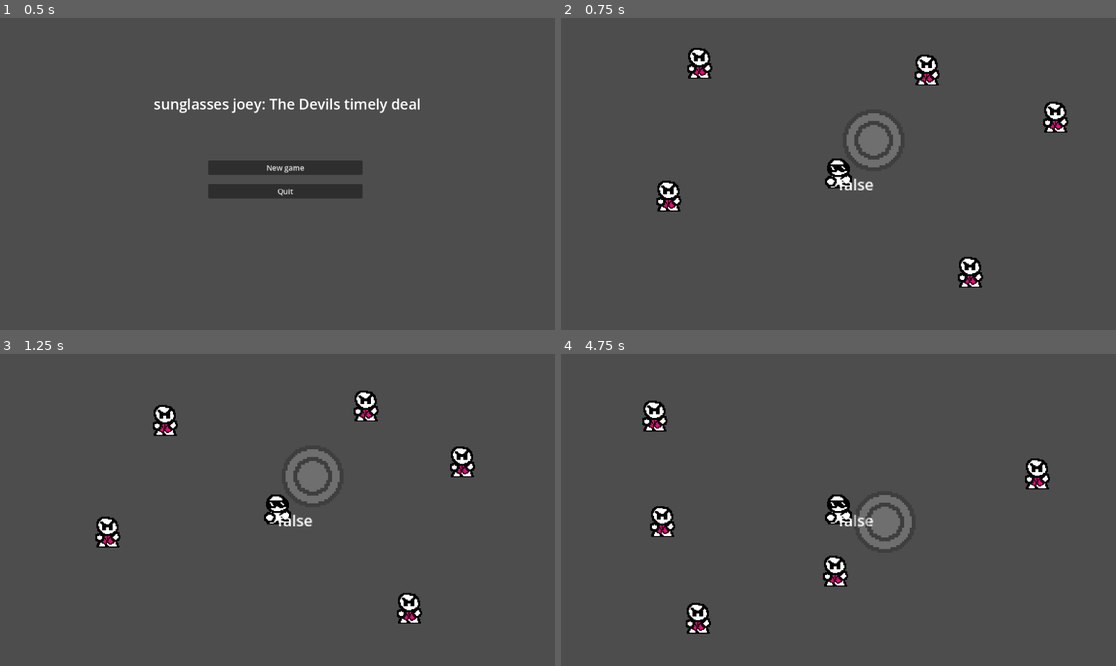
Above: before the commit, frames 1-4 (two rows, left to right).
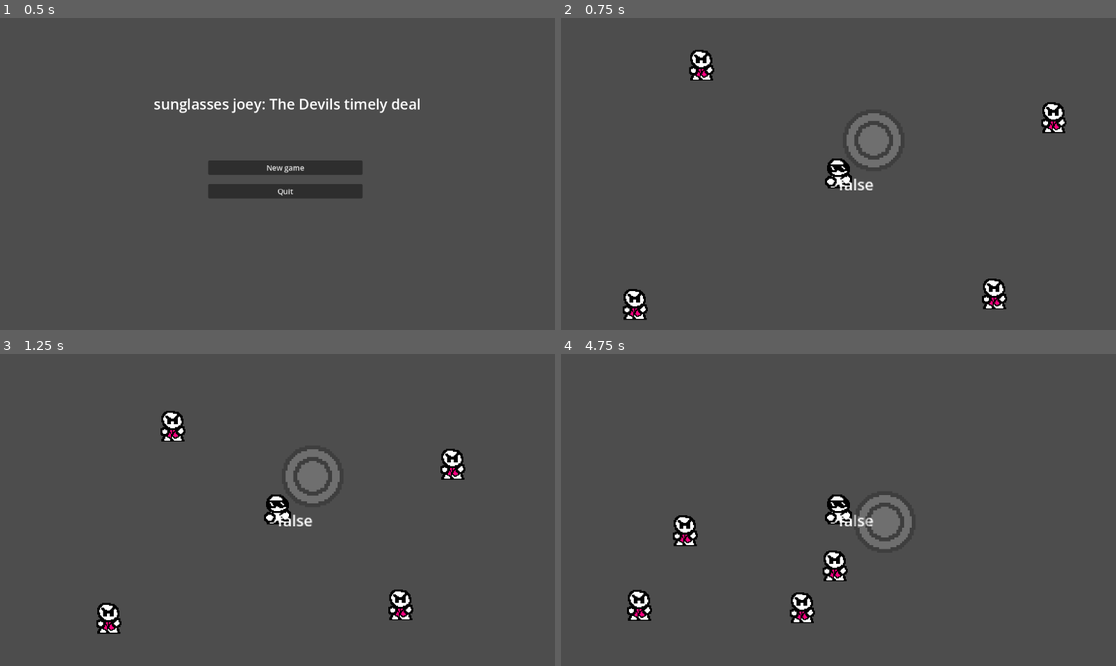
Above: after the commit, the same moments.

Repository: Daxlate/SunglassesJoey
Game: Godot game, scene res://scenes/Main menu/main_menu.tscn
Same seed, same stepped clock (60 frames per second), same inputs: the game is played once before the commit and once after it.
Inputs (mouse positions are in pixels of both pictures, inside the frame that each line leads up to):
- Up to frame 1 (0.5 s): no input
- Up to frame 2 (0.75 s): click "New game" at 0.5 s
- Up to frame 3 (1.25 s): no input
- Up to frame 4 (4.75 s): move the mouse to (960, 494) at 1.27 s; press the mouse at (960, 494) at 1.28 s; hold D (MoveRight) 1.28-2.03 s; move the mouse to (727, 525) at 2.02 s; release the mouse at (727, 525) at 2.03 s; hold S (MoveDown) 2.03-2.78 s; click (727, 525) at 2.1 s; move the mouse to (894, 441) at 2.77 s; press the mouse at (894, 441) at 2.78 s; hold D (MoveRight) 2.78-3.53 s; move the mouse to (810, 572) at 3.52 s; release the mouse at (810, 572) at 3.53 s; hold W (MoveUp) 3.53-4.28 s; click (810, 572) at 3.6 s; move the mouse to (1005, 556) at 4.27 s; press the mouse at (1005, 556) at 4.28 s; hold A (MoveLeft) from 4.28 s (still down)

Frame 1 is identical in both runs. In frame 2, 2.4% of the frame differs, in the area x 11-92%, y 9-97%; in frame 3, 2.6%; in frame 4, 3.0%, in the area x 11-89%, y 14-90%.

Commit message:
Enemy AI

Diff:
--- /dev/null
+++ b/ranged_goon.gd
@@ -0,0 +1,23 @@
+extends CharacterBody2D
+
+@onready var player = get_node("/root/Mainscene/Joey")
+@onready var limit = get_node("/root/Mainscene/Joey/RangedLimit")
+var free_to_move := true
+var wait_time := 0.0
+
+func _physics_process(delta):
+	if self in limit.get_overlapping_bodies():
+		free_to_move = false
+		wait_time = 2.0
+		velocity = Vector2.ZERO
+	else:
+		if !free_to_move:
+			wait_time  =- delta
+			if wait_time <= 0:
+				free_to_move = true
+
+	if free_to_move:
+		var direction = global_position.direction_to(player.global_position)
+		velocity = direction * 85
+
+	move_and_slide()
--- a/scenes/Sunglassesjoey.tscn
+++ b/scenes/Sunglassesjoey.tscn
@@ -55,8 +55,11 @@
 [sub_resource type="CircleShape2D" id="CircleShape2D_lc3ti"]
 radius = 23.409399
 
+[sub_resource type="CircleShape2D" id="CircleShape2D_al4r6"]
+radius = 105.0
+
 [node name="Joey" type="CharacterBody2D" unique_id=1516984231]
-collision_mask = 6
+collision_mask = 4
 script = ExtResource("1_lc3ti")
 
 [node name="AnimatedSprite2D" type="AnimatedSprite2D" parent="." unique_id=2092795412]
@@ -71,13 +74,21 @@
 [node name="CollisionShape2D" type="CollisionShape2D" parent="." unique_id=683776314]
 shape = SubResource("CapsuleShape2D_7aqps")
 
-[node name="MeleeHurtbox" type="Area2D" parent="." unique_id=1230020256]
-collision_layer = 0
-collision_mask = 0
+[node name="Hurtbox" type="Area2D" parent="." unique_id=1230020256]
+collision_layer = 8
+collision_mask = 2
 
-[node name="CollisionShape2D" type="CollisionShape2D" parent="MeleeHurtbox" unique_id=644182706]
+[node name="CollisionShape2D" type="CollisionShape2D" parent="Hurtbox" unique_id=644182706]
 shape = SubResource("CircleShape2D_lc3ti")
 
 [node name="Sprite2D" type="Sprite2D" parent="." unique_id=1206805745]
 
+[node name="RangedLimit" type="Area2D" parent="." unique_id=2037734062]
+collision_layer = 32
+collision_mask = 2
+
+[node name="CollisionShape2D" type="CollisionShape2D" parent="RangedLimit" unique_id=722765043]
+shape = SubResource("CircleShape2D_al4r6")
+debug_color = Color(0.5936958, 0.53912836, 0.24250558, 0.05490196)
+
 [node name="Crosshair" parent="." unique_id=409720773 instance=ExtResource("4_g85nd")]
--- /dev/null
+++ b/scenes/area_2d.gd
@@ -0,0 +1,9 @@
+extends Area2D
+@onready var Goon = get_parent()
+
+
+func _process(delta: float) -> void:
+	var Entered_body = get_overlapping_bodies()
+	if Entered_body.size() > 0:
+		print("overlapped")
+		Goon.velocity = Goon.velocity * 0
--- a/scenes/basic_goon.gd
+++ b/scenes/basic_goon.gd
@@ -1,12 +1,13 @@
 extends CharacterBody2D
 
 @onready var player = get_node("/root/Mainscene/Joey")
-
+@onready var hurt_box = get_node("/root/Mainscene/Joey/Hurtbox")
 
 func _physics_process(delta):
-	var direction = global_position.direction_to(player.global_position)
-	velocity = direction * 70
+	if self in hurt_box.get_overlapping_bodies():
+		velocity = Vector2.ZERO
+	else:
+		var direction = global_position.direction_to(player.global_position)
+		velocity = direction * 85
+
 	move_and_slide()
-
-func get_hurt():
-	pass
--- a/scenes/basic_goon.tscn
+++ b/scenes/basic_goon.tscn
@@ -21,7 +21,7 @@
 "duration": 1.0,
 "texture": SubResource("AtlasTexture_3a3vp")
 }],
-"loop": true,
+"loop": 1,
 "name": &"default",
 "speed": 5.0
 }]
@@ -31,25 +31,25 @@
 height = 32.0
 
 [sub_resource type="CapsuleShape2D" id="CapsuleShape2D_wr2nn"]
-radius = 11.5
-height = 32.0
+radius = 17.0
+height = 42.0
 
-[node name="BasicGoon" type="CharacterBody2D"]
+[node name="BasicGoon" type="CharacterBody2D" unique_id=260915355]
 collision_layer = 2
-collision_mask = 0
+collision_mask = 10
 script = ExtResource("1_wr2nn")
 
-[node name="AnimatedSprite2D" type="AnimatedSprite2D" parent="."]
+[node name="AnimatedSprite2D" type="AnimatedSprite2D" parent="." unique_id=1678201634]
 position = Vector2(0, 1)
 sprite_frames = SubResource("SpriteFrames_opb3r")
 frame_progress = 0.41474754
 
-[node name="CollisionShape2D" type="CollisionShape2D" parent="."]
+[node name="CollisionShape2D" type="CollisionShape2D" parent="." unique_id=607695514]
 shape = SubResource("CapsuleShape2D_tohd5")
 
-[node name="Area2D" type="Area2D" parent="."]
+[node name="Area2D" type="Area2D" parent="." unique_id=583321854]
 collision_layer = 2
-collision_mask = 0
+collision_mask = 8
 
-[node name="CollisionShape2D" type="CollisionShape2D" parent="Area2D"]
+[node name="CollisionShape2D" type="CollisionShape2D" parent="Area2D" unique_id=482809460]
 shape = SubResource("CapsuleShape2D_wr2nn")
--- a/scenes/mainscene.tscn
+++ b/scenes/mainscene.tscn
@@ -1,7 +1,7 @@
 [gd_scene format=3 uid="uid://cmjykoiwq7s6d"]
 
 [ext_resource type="PackedScene" uid="uid://cabmdlahw5det" path="res://scenes/Sunglassesjoey.tscn" id="1_wtdyi"]
-[ext_resource type="Texture2D" uid="uid://bu56l8f3qfs4w" path="res://Sprites/enm1placeholder1.png" id="2_golqe"]
+[ext_resource type="PackedScene" uid="uid://b55np8d5iacbq" path="res://scenes/ranged_goon.tscn" id="2_nx3wj"]
 [ext_resource type="PackedScene" uid="uid://7c15euqreqib" path="res://scenes/basic_goon.tscn" id="3_nx3wj"]
 
 [sub_resource type="WorldBoundaryShape2D" id="WorldBoundaryShape2D_golqe"]
@@ -50,38 +50,16 @@
 position = Vector2(0, 371)
 shape = SubResource("WorldBoundaryShape2D_golqe")
 
-[node name="BasicGoon" parent="." unique_id=2005530833 instance=ExtResource("3_nx3wj")]
-position = Vector2(-154, -122)
+[node name="RangedGoon" parent="Boundaries" unique_id=78784907 instance=ExtResource("2_nx3wj")]
+position = Vector2(-224, 143)
 
-[node name="BasicGoon2" parent="." unique_id=1088482388 instance=ExtResource("3_nx3wj")]
-position = Vector2(236, -62)
+[node name="RangedGoon2" parent="Boundaries" unique_id=932504312 instance=ExtResource("2_nx3wj")]
+position = Vector2(172, 133)
 
 [node name="enemies" type="Node" parent="." unique_id=93335251]
 
-[node name="Enm1Placeholder7" type="Sprite2D" parent="enemies" unique_id=1066775501]
-position = Vector2(488, -47)
-texture = ExtResource("2_golqe")
+[node name="BasicGoon" parent="enemies" unique_id=2005530833 instance=ExtResource("3_nx3wj")]
+position = Vector2(-154, -122)
 
-[node name="Enm1Placeholder2" type="Sprite2D" parent="enemies" unique_id=1241012568]
-position = Vector2(91, -107)
-texture = ExtResource("2_golqe")
-
-[node name="Enm1Placeholder1" type="Sprite2D" parent="enemies" unique_id=1040761487]
-position = Vector2(-177, 24)
-texture = ExtResource("2_golqe")
-
-[node name="Enm1Placeholder3" type="Sprite2D" parent="enemies" unique_id=202630427]
-position = Vector2(136, 103)
-texture = ExtResource("2_golqe")
-
-[node name="Enm1Placeholder4" type="Sprite2D" parent="enemies" unique_id=226496600]
-position = Vector2(-134, 293)
-texture = ExtResource("2_golqe")
-
-[node name="Enm1Placeholder5" type="Sprite2D" parent="enemies" unique_id=1111048276]
-position = Vector2(-571, -60)
-texture = ExtResource("2_golqe")
-
-[node name="Enm1Placeholder6" type="Sprite2D" parent="enemies" unique_id=409280525]
-position = Vector2(-156, -261)
-texture = ExtResource("2_golqe")
+[node name="BasicGoon2" parent="enemies" unique_id=1088482388 instance=ExtResource("3_nx3wj")]
+position = Vector2(236, -62)
--- /dev/null
+++ b/scenes/ranged_goon.tscn
@@ -0,0 +1,55 @@
+[gd_scene format=3 uid="uid://b55np8d5iacbq"]
+
+[ext_resource type="Script" uid="uid://2gvbi540gt0b" path="res://ranged_goon.gd" id="1_hh6sc"]
+[ext_resource type="Texture2D" uid="uid://bu56l8f3qfs4w" path="res://Sprites/enm1placeholder1.png" id="1_xdk5i"]
+[ext_resource type="Texture2D" uid="uid://bmxkayl4u5mc0" path="res://Sprites/enm1placeholder2.png" id="2_hh6sc"]
+
+[sub_resource type="CapsuleShape2D" id="CapsuleShape2D_txbyy"]
+radius = 11.5
+height = 32.0
+
+[sub_resource type="AtlasTexture" id="AtlasTexture_wr2nn"]
+atlas = ExtResource("1_xdk5i")
+region = Rect2(0, 0, 32, 32)
+
+[sub_resource type="AtlasTexture" id="AtlasTexture_3a3vp"]
+atlas = ExtResource("2_hh6sc")
+region = Rect2(0, 0, 32, 32)
+
+[sub_resource type="SpriteFrames" id="SpriteFrames_yfrnc"]
+animations = [{
+"frames": [{
+"duration": 1.0,
+"texture": SubResource("AtlasTexture_wr2nn")
+}, {
+"duration": 1.0,
+"texture": SubResource("AtlasTexture_3a3vp")
+}],
+"loop": 1,
+"name": &"default",
+"speed": 5.0
+}]
+
+[sub_resource type="CapsuleShape2D" id="CapsuleShape2D_es4b7"]
+radius = 17.0
+height = 42.0
+
+[node name="RangedGoon" type="CharacterBody2D" unique_id=78784907]
+collision_layer = 2
+collision_mask = 34
+script = ExtResource("1_hh6sc")
+
+[node name="CollisionShape2D" type="CollisionShape2D" parent="." unique_id=1197788757]
+position = Vector2(0, 1)
+shape = SubResource("CapsuleShape2D_txbyy")
+
+[node name="AnimatedSprite2D" type="AnimatedSprite2D" parent="." unique_id=2140088207]
+position = Vector2(0, 1)
+sprite_frames = SubResource("SpriteFrames_yfrnc")
+
+[node name="Area2D" type="Area2D" parent="." unique_id=80926508]
+collision_layer = 2
+collision_mask = 32
+
+[node name="CollisionShape2D" type="CollisionShape2D" parent="Area2D" unique_id=150738566]
+shape = SubResource("CapsuleShape2D_es4b7")
Not shown, added: ranged_goon.gd.uid
Not shown, added: scenes/area_2d.gd.uid
Not shown: 1 places in scenes/basic_goon.tscn that only renumber resources
